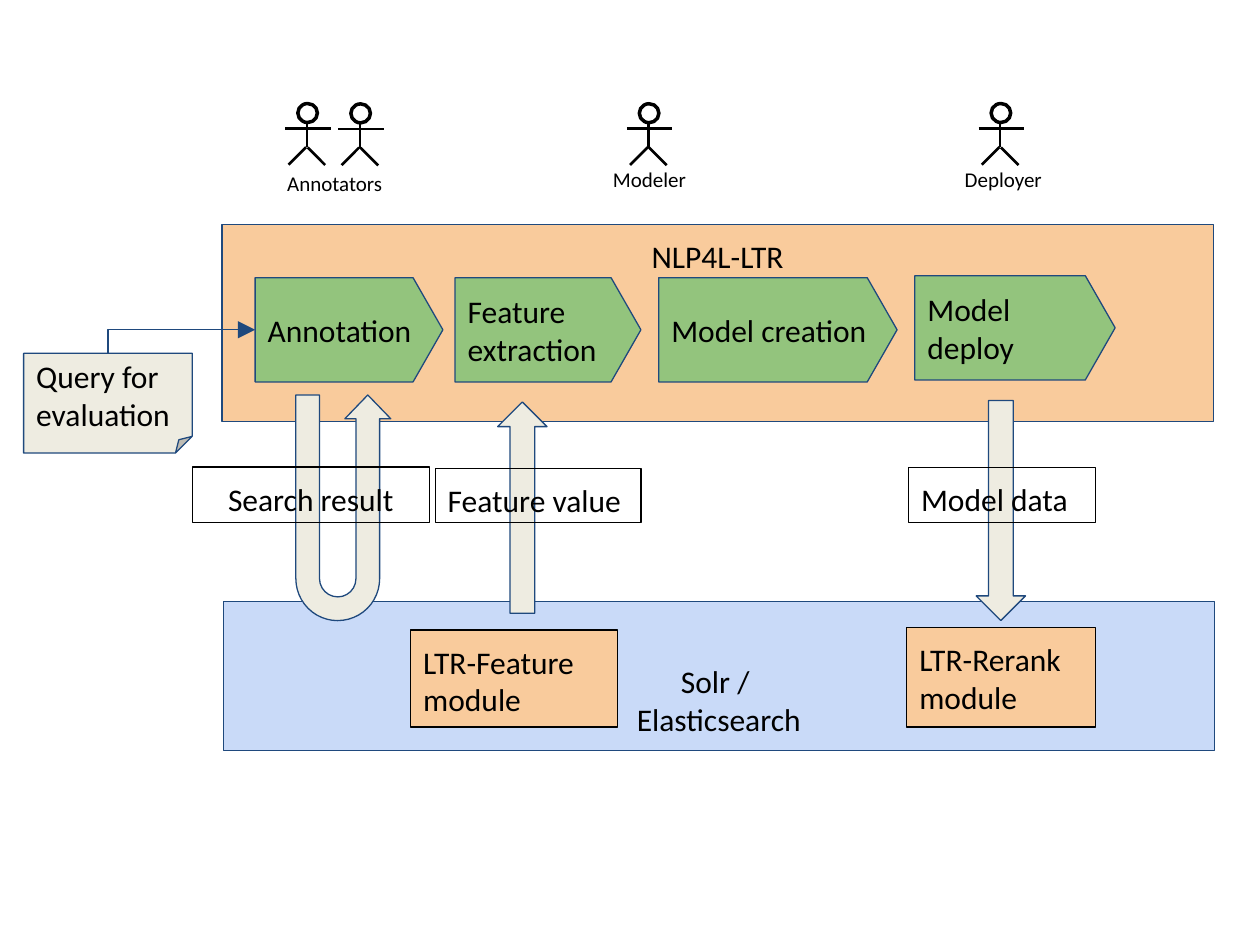
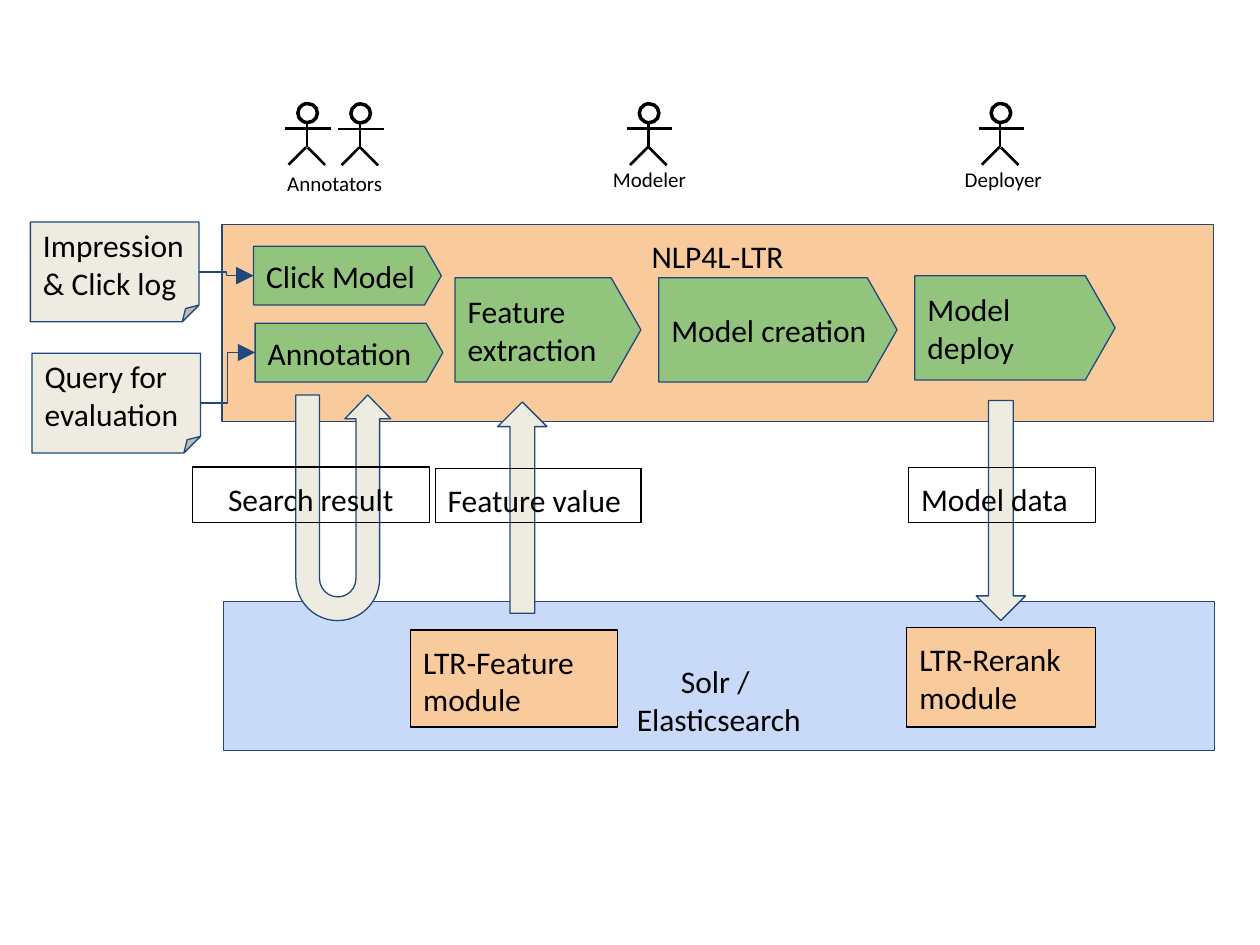
Before and after one commit to NLP4L/manuals, a slide deck: slide 1 of ltr/images/ltr_images.pptx. Drawn at 1260x945 pixels with LibreOffice and Linux fonts; fonts in the diff are those of the drawing. Boxes give left, top, right and bottom in pixels: in the first picture for what was removed or moved away, otherwise in the second. Text is boxed around its words. In the diff, an @@ line names an element or a change of style, - is before the commit and + after.

```diff
--- a/ltr/images/ltr_images.pptx
+++ b/ltr/images/ltr_images.pptx
@@ folded corner added at box(30, 222, 199, 321), fill #EEECE1, outline #1F497D 0.75 pt, 18 pt, text #000000 @@
+Impression & Click log
@@ pentagon arrow added at box(253, 246, 441, 305), fill #93C47D, outline #1F497D 0.75 pt, 18 pt, text #000000 @@
+Click Model
@@ elbow arrow added from (199, 272) to (253, 276), #1F497D 0.75 pt @@
@@ pentagon arrow "Annotation": place and size @@
-pentagon arrow "Annotation" at box(255, 277, 442, 382)
+pentagon arrow "Annotation" at box(255, 324, 442, 383)
@@ folded corner "Query for evaluation": place and size @@
-folded corner "Query for evaluation" at box(24, 353, 193, 452)
+folded corner "Query for evaluation" at box(32, 353, 200, 452)
@@ elbow arrow moved from (108, 353) - (256, 330) to (200, 403) - (255, 353) @@
```
Also in this commit, not shown: 1 other slide changed, 2 slides added, 13 other files.
